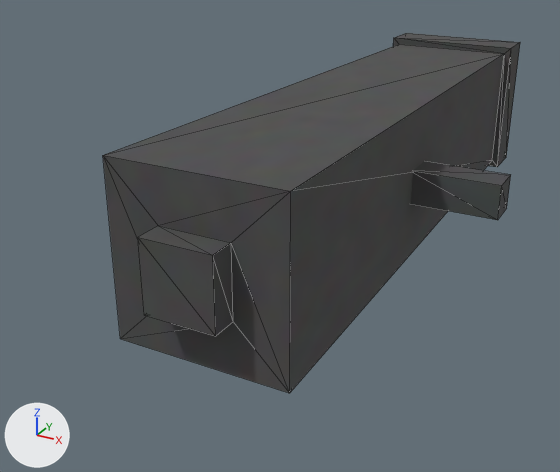
What one commit did to the OBJ model src/main/resources/assets/kitsumedievalcraft/models/Cannon.obj.
Camera for both pictures: a camera (50 mm lens) standing at (0.96, -1.98, 0.81) and looking at (-0.15, 0.04, -0.2). Every picture has the same lights, and +X, +Y and +Z are marked at lower left. Mesh edges are drawn as thin lines. Where no turn or scale is listed for an object, it has been applied to the vertices.

Names of what the first picture shows: 'Cube_Cube.001'.
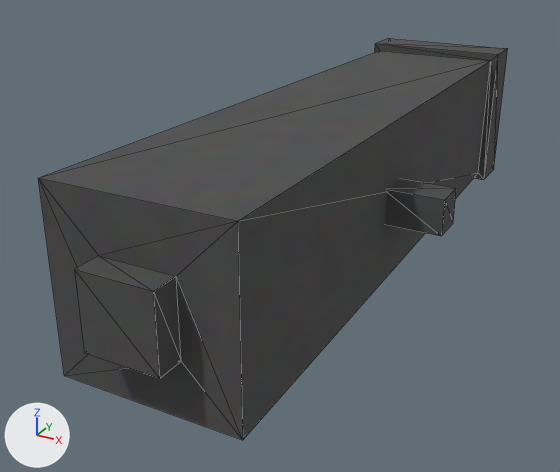
Changed parts and their boxes (x1, y1, x2, y2) in the pictures (560 x 472 px; the box of a moved part takes in the faces that stretch with it):
'Cube_Cube.001', reshaped (13% wider, 12% taller): before (103, 33, 520, 393); after (38, 38, 508, 440)
part 1 of me_cube_cube_001, moved or reshaped: before (103, 33, 520, 393); after (38, 38, 508, 440)
part 2 of me_cube_cube_001, moved or reshaped: before (411, 161, 511, 220); after (385, 179, 456, 236)

Patch to the scene script:
```diff
--- a/src/main/resources/assets/kitsumedievalcraft/models/Cannon.obj.py
+++ b/src/main/resources/assets/kitsumedievalcraft/models/Cannon.obj.py
@@ me_cube_cube_001 @@
 me_cube_cube_001.from_pydata(...)  # 48 vertices, 80 faces; spans x -0.51..0.51, y -0.73..1.38, z -0.25..0.25
 # used by ob_cube_cube_001; location = (0.0, 0.0, 0.0)
+# me_cube_cube_001 part 1: the loose piece of 32 vertices spanning x -0.25..0.25, y -0.73..1.38, z -0.25..0.25 is moved by (0.0, -0.2, 0.01)
+# me_cube_cube_001 part 2: the loose piece of 8 vertices spanning x 0.23..0.51, y 0.15..0.26, z -0.05..0.05 is scaled about its middle by (0.639, 1, 1), then moved by (-0.05, -0.2, 0.01)
 me_cube_cube_001.materials.append(mat_none)
```
